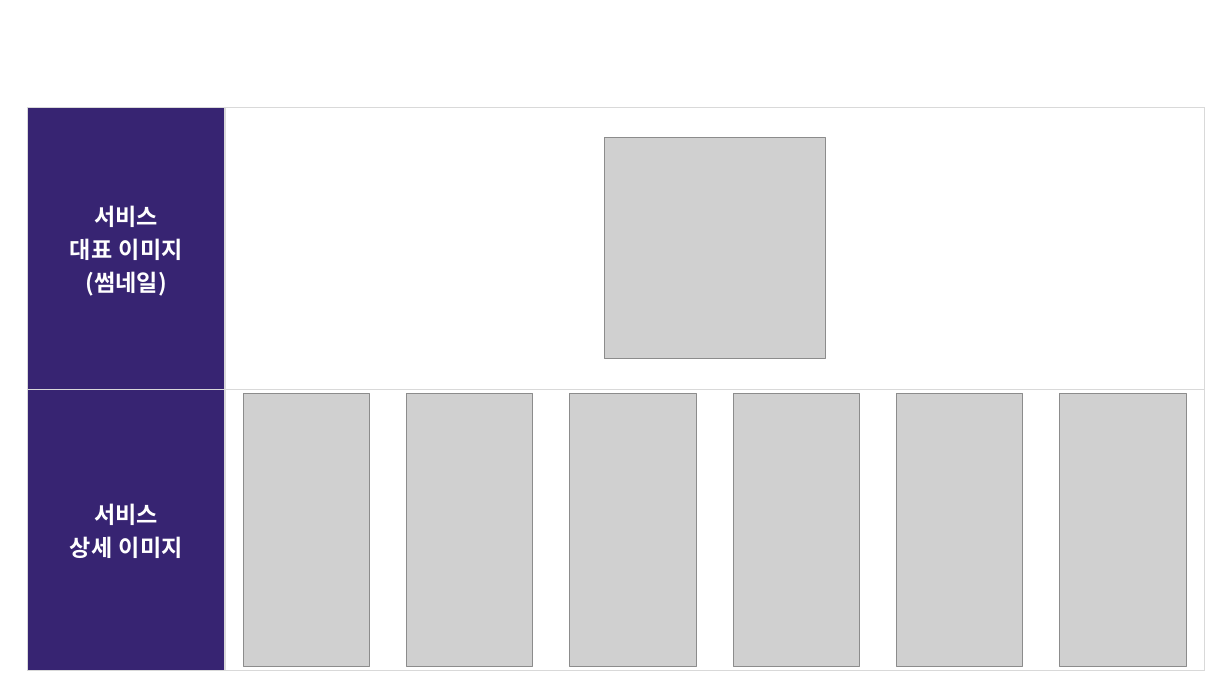
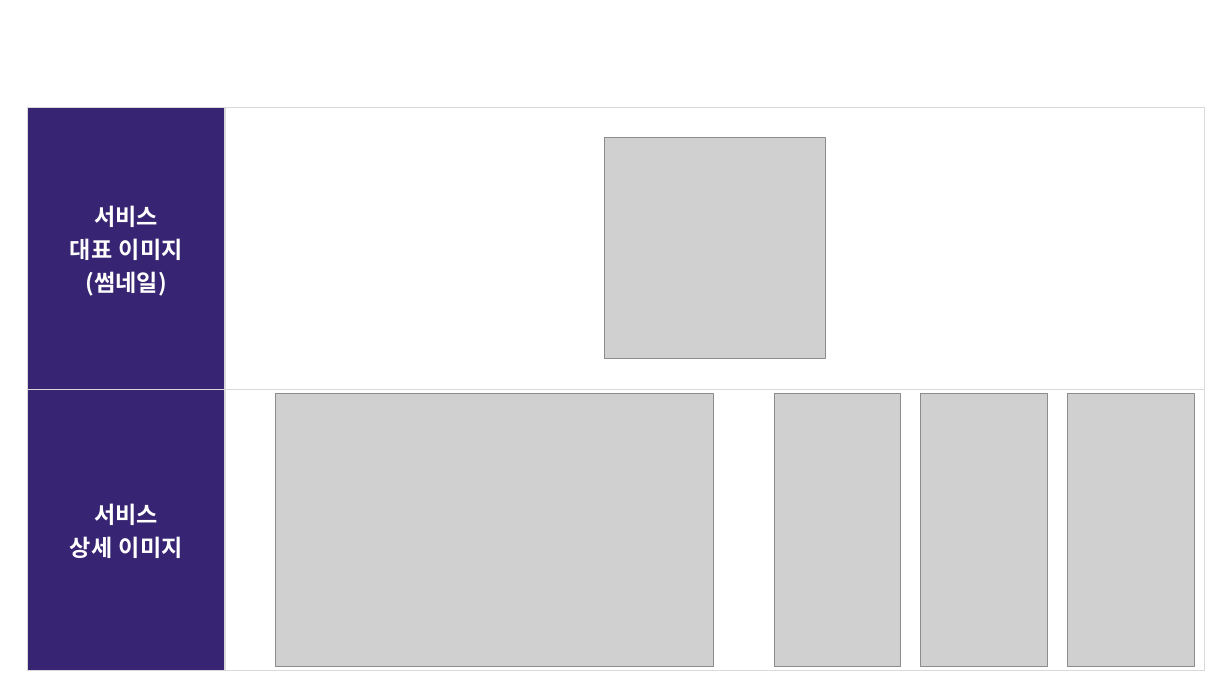
Before and after one commit to linkcontent7-huisun/visitholykorea, a slide deck: slide 9 of docs/10-product/공모전/원본-공모전제출/기능설명서_2026-09-21.pptx. Drawn at 1232x693 pixels with LibreOffice and Linux fonts; fonts in the diff are those of the drawing; grey boxes stand for pictures; background and template pictures are left out. Boxes give left, top, right and bottom in pixels: in the first picture for what was removed or moved away, otherwise in the second. Text is boxed around its words. In the diff, an @@ line names an element or a change of style, - is before the commit and + after.

```diff
--- a/docs/10-product/공모전/원본-공모전제출/기능설명서_2026-09-21.pptx
+++ b/docs/10-product/공모전/원본-공모전제출/기능설명서_2026-09-21.pptx
@@ picture: place and size @@
-picture at bbox=[243, 393, 370, 666]
+picture at bbox=[275, 393, 713, 666]
@@ picture removed at bbox=[734, 393, 860, 666] @@
@@ picture: place and size @@
-picture at bbox=[570, 393, 697, 666]
+picture at bbox=[775, 393, 901, 666]
@@ picture: place and size @@
-picture at bbox=[407, 393, 533, 666]
+picture at bbox=[921, 393, 1048, 666]
@@ picture removed at bbox=[1060, 393, 1187, 666] @@
@@ picture: place and size @@
-picture at bbox=[897, 393, 1023, 666]
+picture at bbox=[1068, 393, 1195, 666]
```
Also in this commit, not shown: 10 other slides changed, 3 other files.
